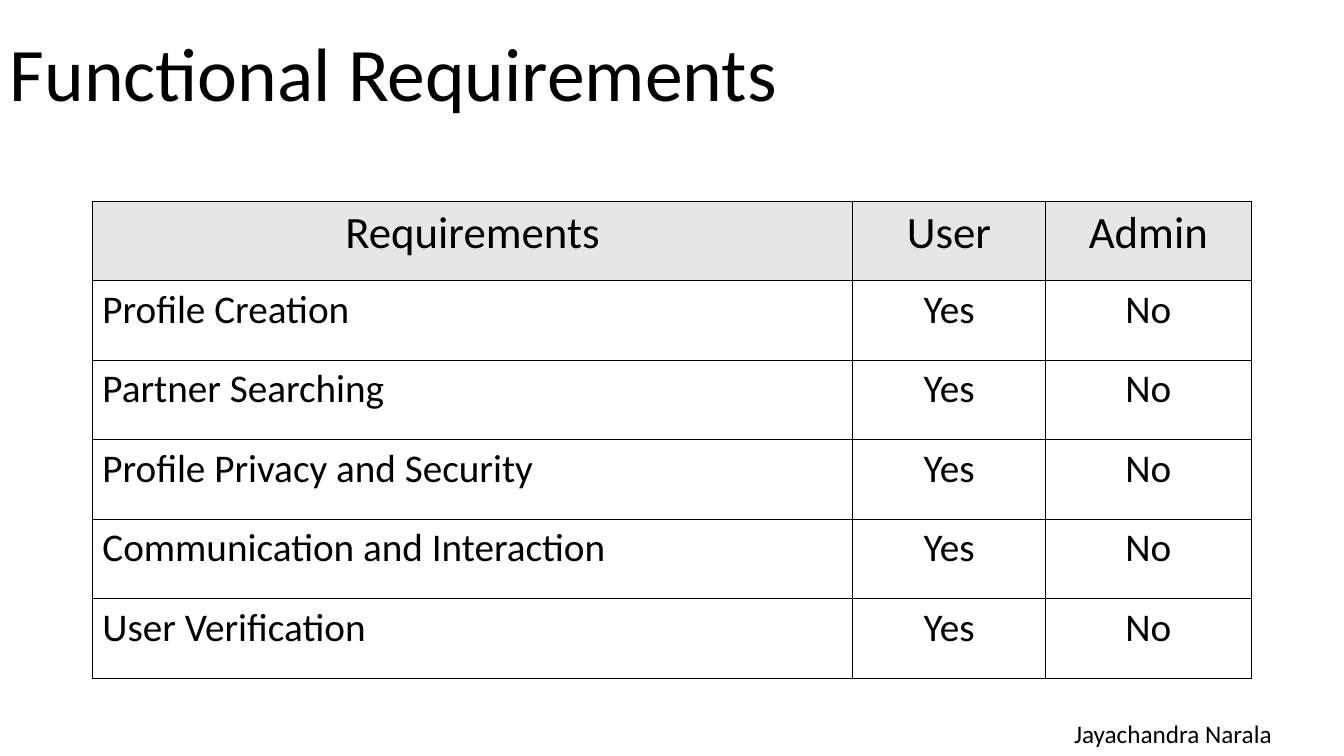
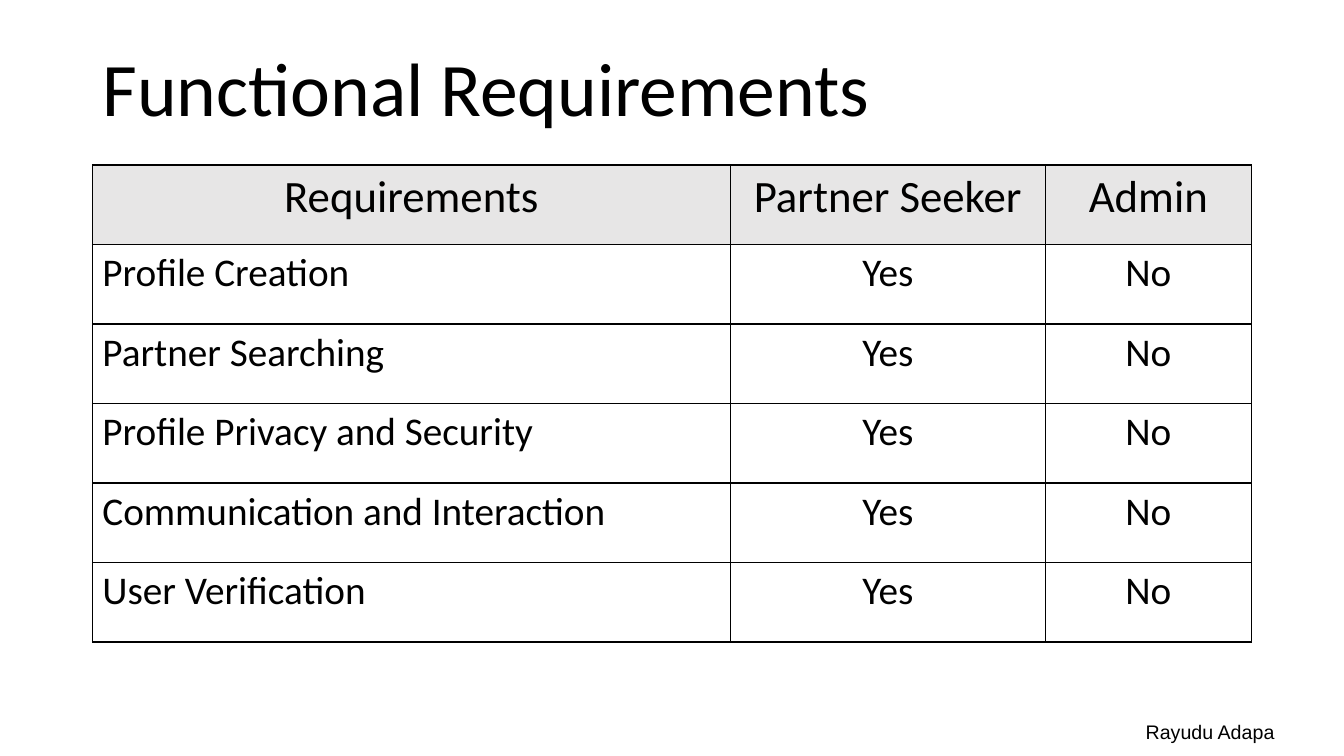
Before and after one commit to JyothsnaCh0831/SoulSwipe, a slide deck: slide 6 of SoulSwipe.pptx. Drawn at 1344x756 pixels with LibreOffice and Linux fonts; fonts in the diff are those of the drawing. Boxes give left, top, right and bottom in pixels: in the first picture for what was removed or moved away, otherwise in the second. Text is boxed around its words. In the diff, an @@ line names an element or a change of style, - is before the commit and + after.

```diff
--- a/SoulSwipe.pptx
+++ b/SoulSwipe.pptx
@@ title "Functional Requirements": place and size @@
-title "Functional Requirements" at bbox=[10, 48, 777, 114]
+title "Functional Requirements" at bbox=[102, 63, 870, 129]
@@ table at bbox=[93, 165, 1252, 642] @@
-row 1, column 2: User
+row 1, column 2: Partner Seeker
@@ table: place and size @@
-table at bbox=[93, 202, 1252, 679]
+table at bbox=[93, 165, 1252, 642]
@@ text removed at bbox=[1074, 725, 1271, 747] @@
-Jayachandra Narala
@@ text added at bbox=[1146, 724, 1275, 743], 14 pt, text #000000 @@
+Rayudu Adapa
```
Also in this commit, not shown: 9 other slides changed, 8 slides added, 5 slides removed.
